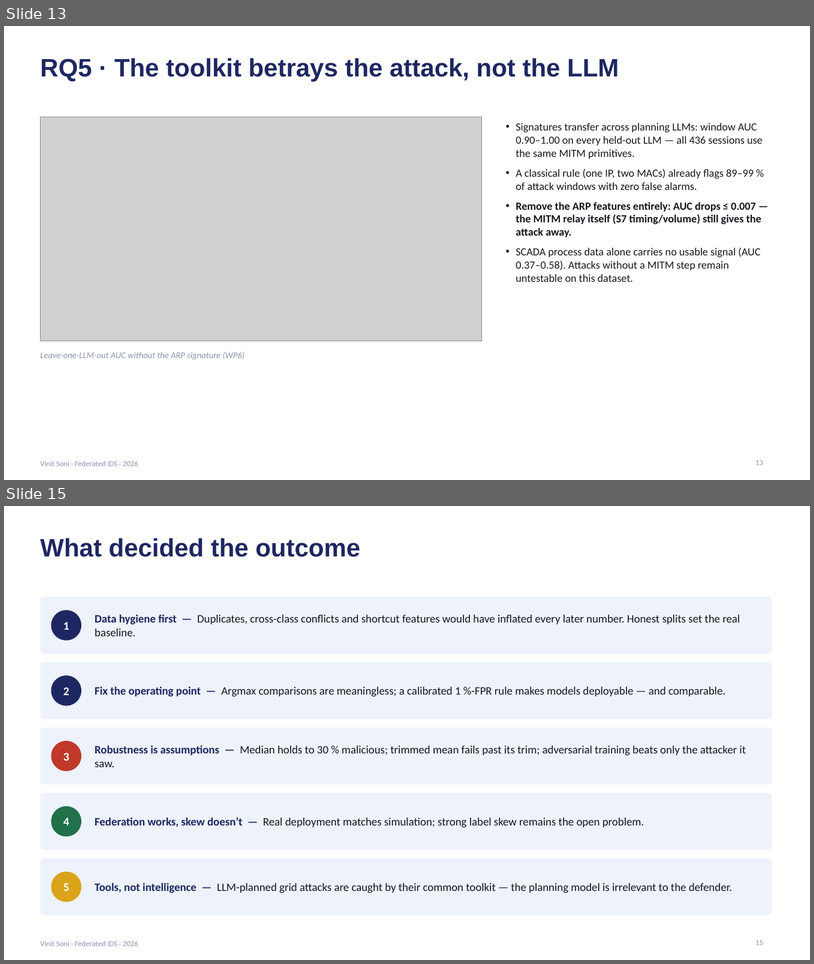
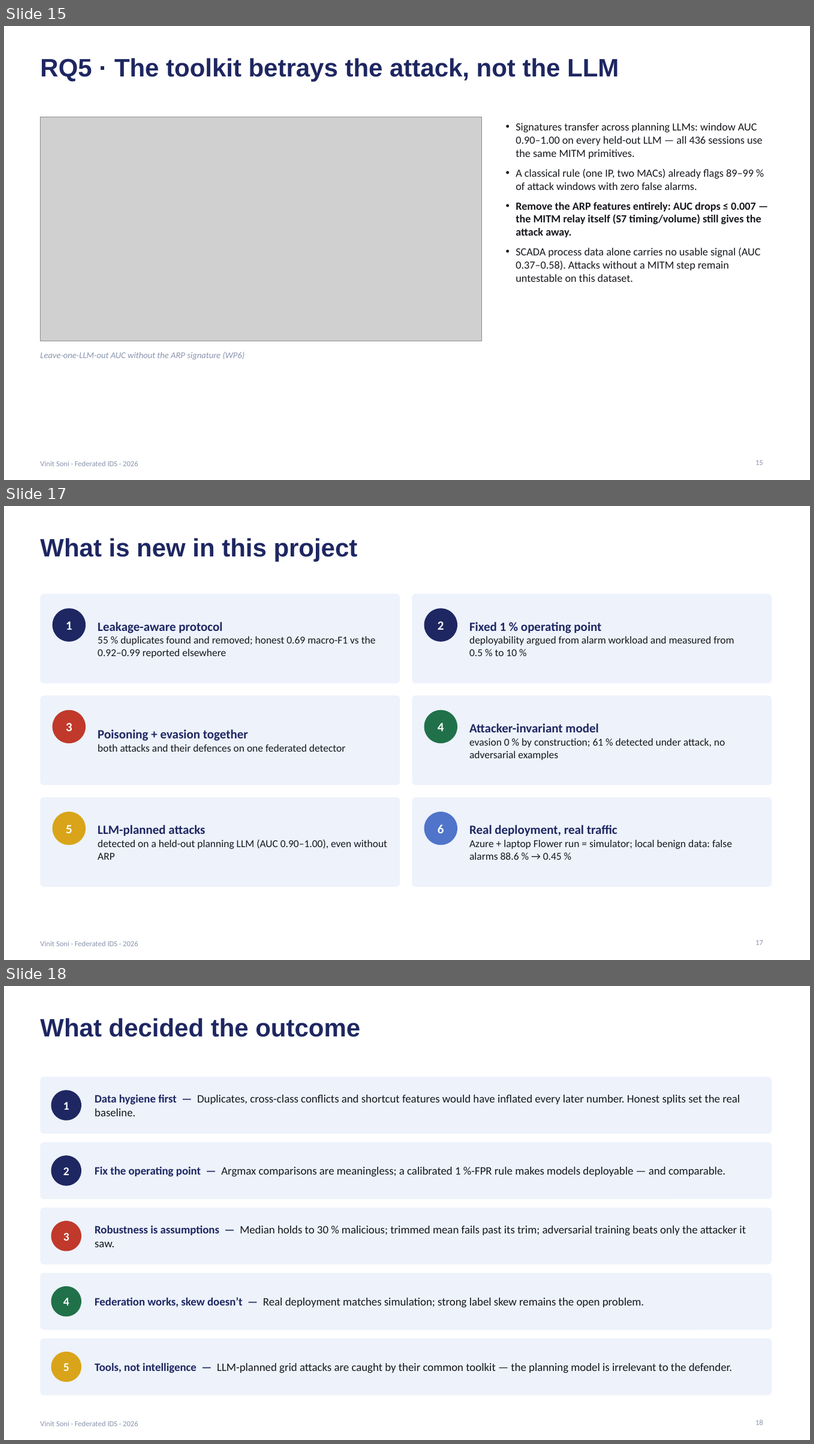
Before and after one commit to vinitsoni03/federated-ids, a slide deck: reports/final_slides.pptx. Shown one above the other, each under a label of ours: slides 13 and 15 before the commit, slides 15, 17 and 18 after it; the slides between them are not shown. The pictures are 814x964 and 814x1444 pixels, drawn with LibreOffice and Linux fonts; fonts in the diff are those of the drawing; grey boxes stand for pictures. Boxes give left, top, right and bottom in pixels: in the first picture for what was removed or moved away, otherwise in the second. Text is boxed around its words. In the diff, an @@ line names an element or a change of style, - is before the commit and + after.

Commit message:
Slides: why 1 % FPR, the attacker-invariant model, and what is new (19 slides)

```diff
--- a/reports/final_slides.pptx
+++ b/reports/final_slides.pptx
@@ slide 17 added at box(4, 506, 810, 960), background #FFFFFF; not listed: 1 template element that a slide beside it also shows @@
@@ title added at box(40, 538, 358, 561), 30 pt, text #1E2761, bold @@
+What is new in this project
@@ rounded rectangle added at box(40, 594, 400, 683), fill #EDF2FB @@
@@ rounded rectangle added at box(413, 594, 772, 683), fill #EDF2FB @@
@@ ellipse added at box(53, 608, 86, 642), fill #1E2761 @@
@@ ellipse added at box(425, 608, 458, 642), fill #1E2761 @@
@@ text added at box(66, 621, 72, 630), 15 pt, text #FFFFFF, bold @@
+1
@@ text added at box(98, 622, 376, 658), 12.5 pt, text #15171C @@
+Leakage-aware protocol
+55 % duplicates found and removed; honest 0.69 macro-F1 vs the 0.92–0.99 reported elsewhere
@@ text added at box(438, 621, 444, 630), 15 pt, text #FFFFFF, bold @@
+2
@@ text added at box(470, 636, 734, 656), 12.5 pt, text #15171C @@
+Fixed 1 % operating point
+deployability argued from alarm workload and measured from 0.5 % to 10 %
@@ rounded rectangle added at box(40, 696, 400, 785), fill #EDF2FB @@
@@ rounded rectangle added at box(413, 696, 772, 785), fill #EDF2FB @@
@@ ellipse added at box(53, 710, 86, 743), fill #C0392B @@
@@ ellipse added at box(425, 710, 458, 743), fill #20714A @@
@@ text added at box(66, 723, 72, 731), 15 pt, text #FFFFFF, bold @@
+3
@@ text added at box(98, 729, 346, 751), 12.5 pt, text #15171C @@
+Poisoning + evasion together
+both attacks and their defences on one federated detector
@@ text added at box(438, 723, 444, 731), 15 pt, text #FFFFFF, bold @@
+4
@@ text added at box(470, 723, 725, 760), 12.5 pt, text #15171C @@
+Attacker-invariant model
+evasion 0 % by construction; 61 % detected under attack, no adversarial examples
@@ rounded rectangle added at box(40, 797, 400, 886), fill #EDF2FB @@
@@ ellipse added at box(53, 811, 86, 845), fill #D9A419 @@
@@ rounded rectangle added at box(413, 797, 772, 886), fill #EDF2FB @@
@@ ellipse added at box(425, 811, 458, 845), fill #4F74C9 @@
@@ text added at box(66, 825, 72, 833), 15 pt, text #FFFFFF, bold @@
+5
@@ text added at box(98, 825, 387, 859), 12.5 pt, text #15171C @@
+LLM-planned attacks
+detected on a held-out planning LLM (AUC 0.90–1.00), even without ARP
@@ text added at box(438, 824, 444, 833), 15 pt, text #FFFFFF, bold @@
+6
@@ text added at box(470, 825, 732, 859), 12.5 pt, text #15171C @@
+Real deployment, real traffic
+Azure + laptop Flower run = simulator; local benign data: false alarms 88.6 % → 0.45 %
@@ page number added at box(756, 940, 764, 945), 9 pt, text #8A94AD @@
+17
@@ what was slide 13 is now slide 15 @@
@@ what was slide 15 is now slide 18 @@
@@ page number at box(756, 1419, 764, 1425): text changed @@
-15
+18
```
Also in this commit, not shown: 1 slide changed, 2 other slides added, 1 other file.
